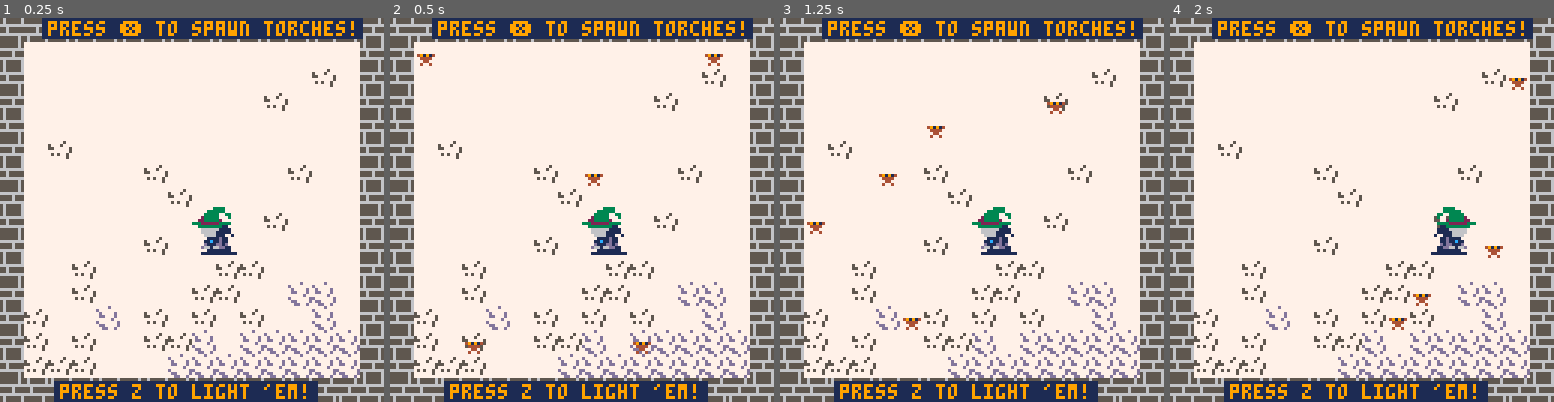
Above: before the commit, frames 1-4 (left to right).
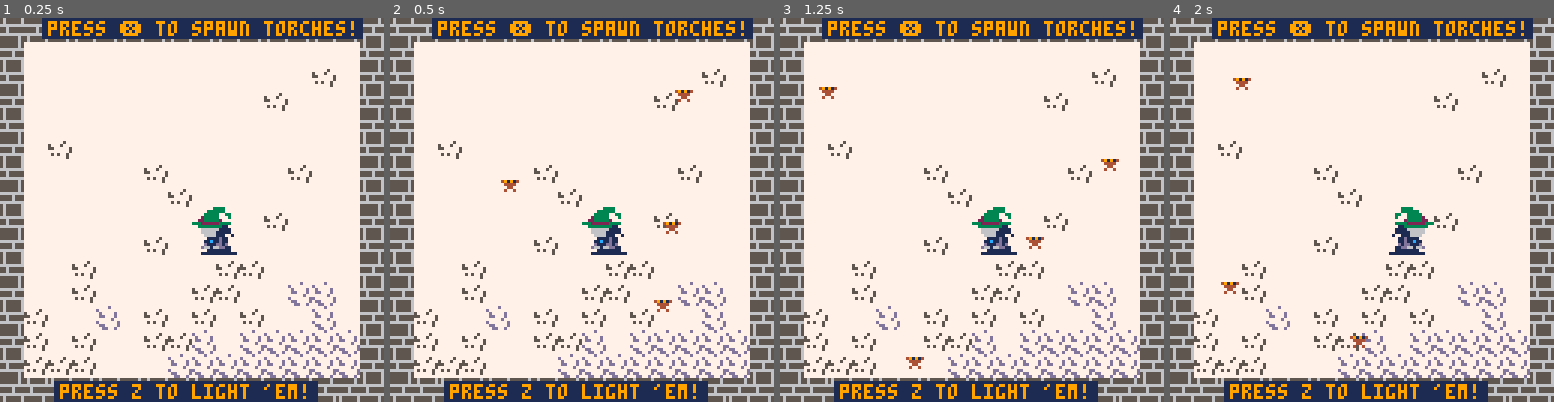
Above: after the commit, the same moments.

Repository: agentnyrro/pico-8-witchquest
Game: PICO-8 cartridge witch.p8
The game is run twice, just before and just after one commit, with the same random seed, the same clock (stepped at 60 frames per second) and the same inputs.
Inputs:
- Up to frame 1 (0.25 s): no input
- Up to frame 2 (0.5 s): tap X (X key) at 0.33 s
- Up to frame 3 (1.25 s): tap O (Z key) at 0.7 s; tap X (X key) at 1.07 s
- Up to frame 4 (2 s): hold Right from 1.6 s (still down); tap O (Z key) at 1.7 s; tap X (X key) at 1.85 s

Frame 1 is identical in both runs. In frame 2, 0.8% of the frame differs, in the area x 7-87%, y 9-88%; in frame 3, 0.8%; in frame 4, 2.3%, in the area x 13-93%, y 15-86%.

Commit message:
feat: made it so torches don't have to spawn exactly on the tiles

Diff:
--- a/witch.p8
+++ b/witch.p8
@@ -208,7 +208,7 @@
 	clear_obj('torch')
 	for i = 1, n do
 		local t = new_object(5, --spr --
-										(flr(rnd(14))+1)*8, (flr(rnd(14))+1)*8, -- x, y
+									  flr(rnd(112))+8, flr(rnd(112))+8, -- x, y
 										0, 0, -- dx, dy
 										0, -- speed
 										1, 1, -- width, height
